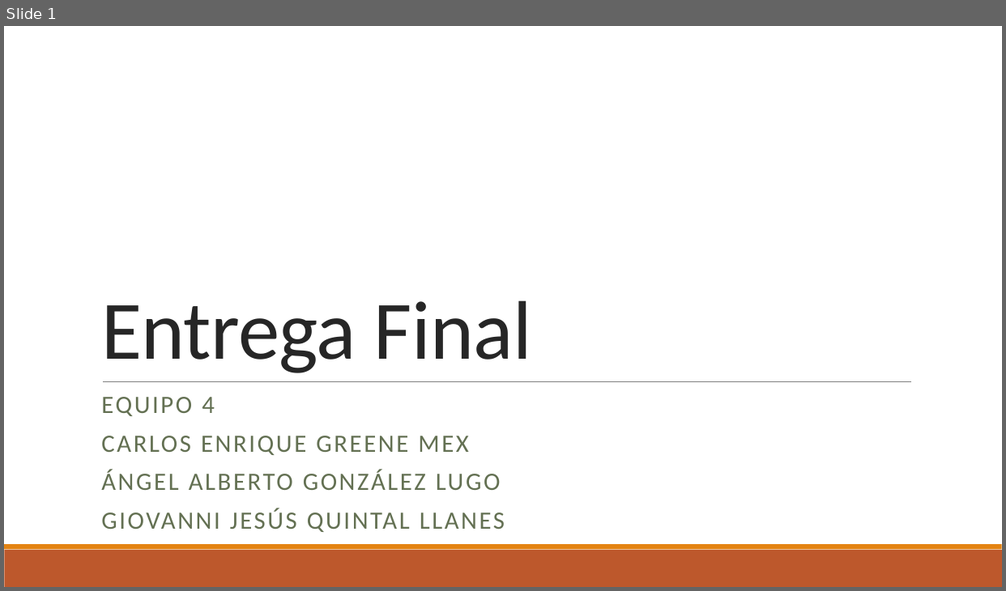
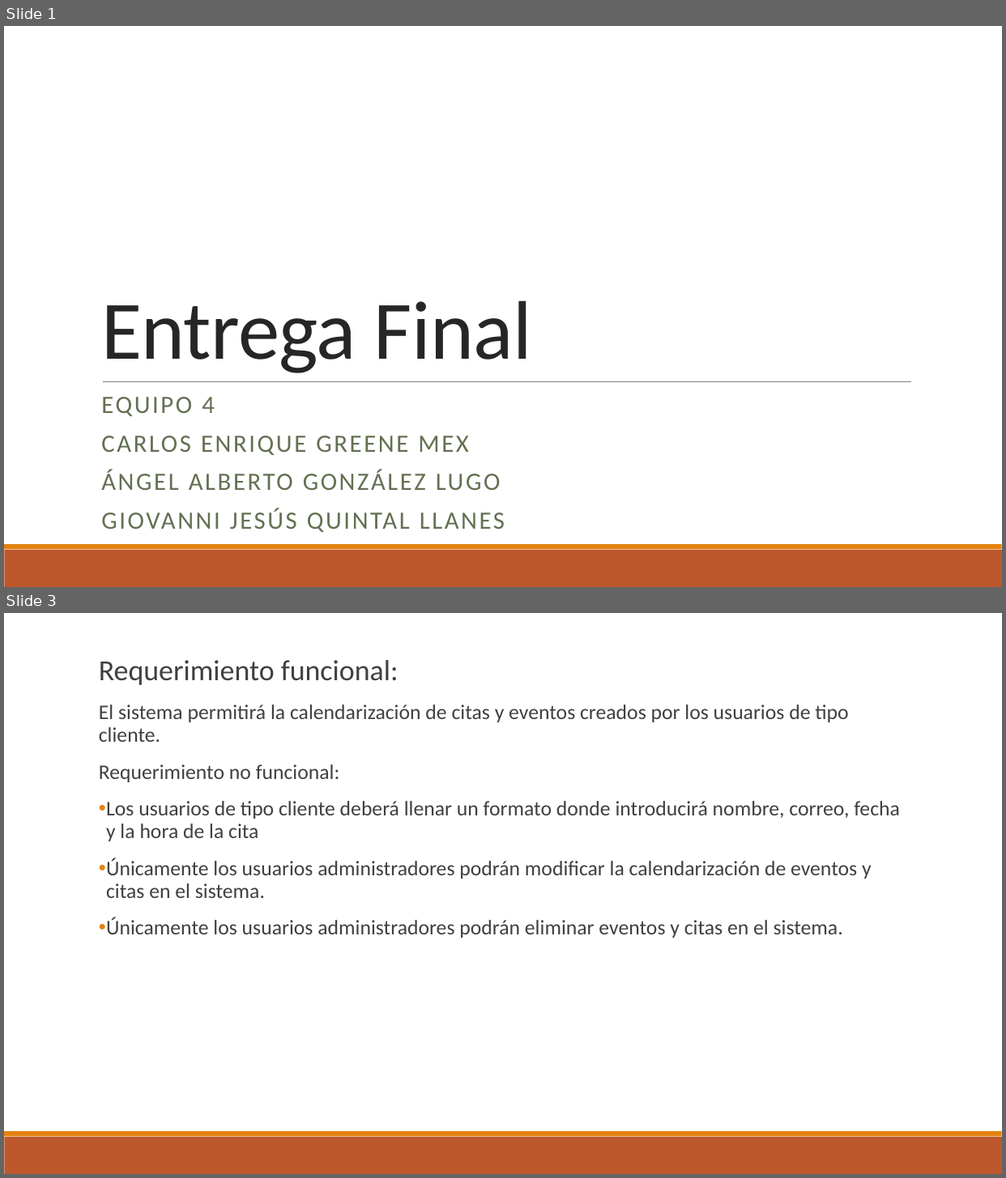
Before and after one commit to CarlosGreene/ProyectoEquipo4, a slide deck: Entrega final.pptx. Shown one above the other, each under a label of ours: slide 1 before the commit, slides 1 and 3 after it; the slides between them are not shown. The pictures are 1006x591 and 1006x1178 pixels, drawn with LibreOffice and Linux fonts; fonts in the diff are those of the drawing. Boxes give left, top, right and bottom in pixels: in the first picture for what was removed or moved away, otherwise in the second. Text is boxed around its words. In the diff, an @@ line names an element or a change of style, - is before the commit and + after.

```diff
--- a/Entrega final.pptx
+++ b/Entrega final.pptx
@@ slide 3 added at (4,613,1002,1174), background #FFFFFF; not listed: 2 template elements that a slide beside it also shows @@
@@ text added at (99,660,900,938), 20 pt, text #404040 @@
+Requerimiento funcional:
+El sistema permitirá la calendarización de citas y eventos creados por los usuarios de tipo cliente.
+Requerimiento no funcional:
+• Los usuarios de tipo cliente deberá llenar un formato donde introducirá nombre, correo, fecha y la hora de la cita
+• Únicamente los usuarios administradores podrán modificar la calendarización de eventos y citas en el sistema.
+• Únicamente los usuarios administradores podrán eliminar eventos y citas en el sistema.
```
Also in this commit, not shown: 7 other slides added, 1 slide removed, 5 other files.
